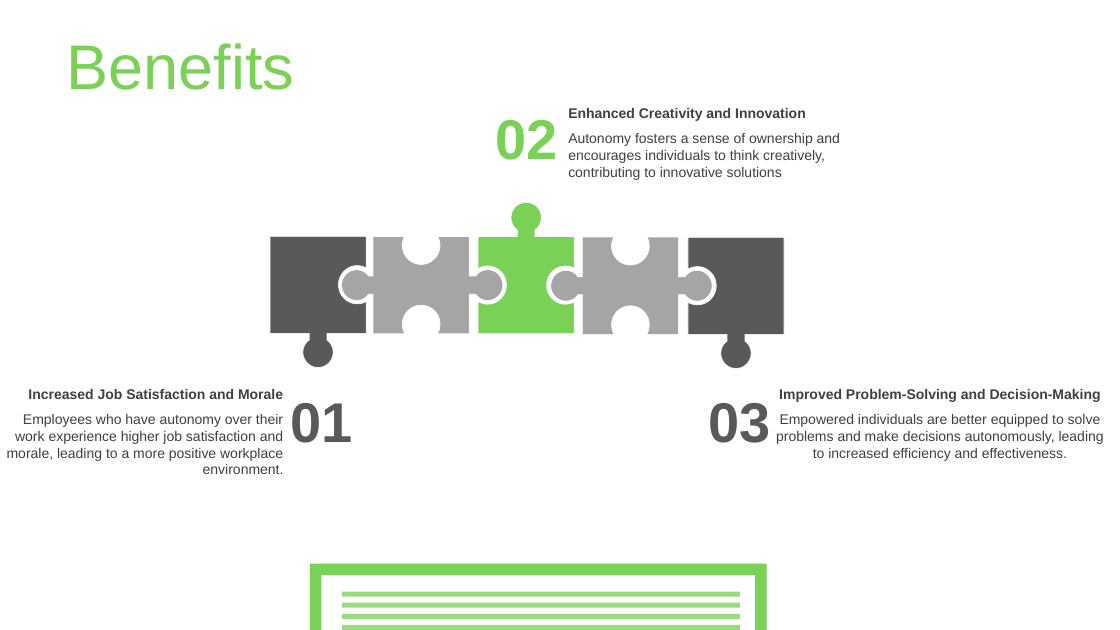
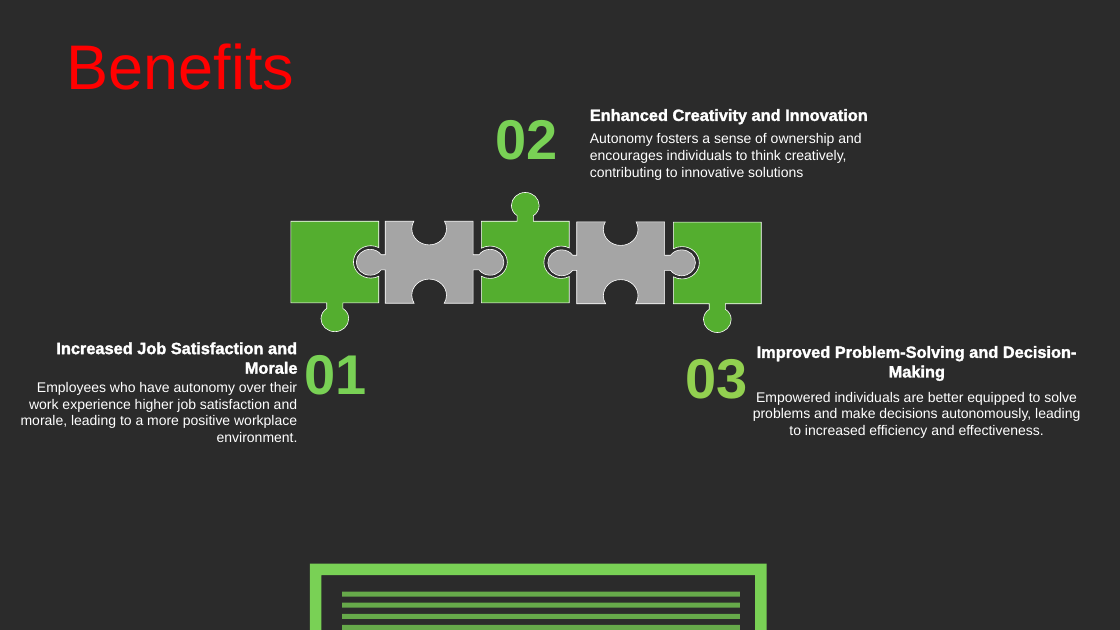
Before and after one commit to tringuyen2711/JTYB, a slide deck: slide 5 of Challenge 0/Autonomy.pptx. Drawn at 1120x630 pixels with LibreOffice and Linux fonts; fonts in the diff are those of the drawing; background and template pictures are left out; a plain dark background stands for a picture behind light text. Boxes give left, top, right and bottom in pixels: in the first picture for what was removed or moved away, otherwise in the second. Text is boxed around its words. In the diff, an @@ line names an element or a change of style, - is before the commit and + after.

```diff
--- a/Challenge 0/Autonomy.pptx
+++ b/Challenge 0/Autonomy.pptx
@@ background #FFFFFF to picture (left out) @@
@@ text "Benefits" at (67,43,294,90): text colour #79D155 to #FF0000 @@
@@ freeform shape removed at (555,101,581,128) @@
@@ text "Enhanced Creativity and Innovation": place and size @@
-text "Enhanced Creativity and Innovation" at (568,108,806,121)
+text "Enhanced Creativity and Innovation" at (590,109,868,124)
@@ text "Autonomy fosters a sense of ...": place and size @@
-text "Autonomy fosters a sense of ..." at (568,133,840,180)
+text "Autonomy fosters a sense of ..." at (590,133,861,180)
@@ freeform shape: place and size @@
-freeform shape at (478,202,574,334)
+freeform shape at (481,192,570,302)
@@ freeform shape at (481,192,570,302): fill #79D155 to #54AE2F; outline #E5FAE1 0.5 pt to #FFFFFF 0.5 pt @@
@@ freeform shape: place and size @@
-freeform shape at (270,236,365,367)
+freeform shape at (291,221,379,331)
@@ freeform shape at (291,221,379,331): fill #595959 to #54AE2F; outline #E5FAE1 0.5 pt to #FFFFFF 0.5 pt @@
@@ freeform shape: place and size @@
-freeform shape at (342,236,503,334)
+freeform shape at (356,221,504,303)
@@ freeform shape at (356,221,504,303): outline #E5FAE1 0.5 pt to #FFFFFF 0.5 pt @@
@@ freeform shape at (548,222,696,304): outline #E5FAE1 0.5 pt to #FFFFFF 0.5 pt @@
@@ freeform shape: place and size @@
-freeform shape at (551,237,712,334)
+freeform shape at (548,222,696,304)
@@ freeform shape at (674,222,762,332): fill #595959 to #54AE2F; outline #E5FAE1 0.5 pt to #FFFFFF 0.5 pt @@
@@ freeform shape: place and size @@
-freeform shape at (688,238,784,369)
+freeform shape at (674,222,762,332)
@@ size 12 to 14 pt, text colour #404040 to #FFFFFF, letter outline none to #FFFFFF 0.75 pt in 3 elements at (590,109,868,124), (757,346,1077,381), (56,342,298,374) @@
@@ text "Increased Job Satisfaction and Morale": place and size @@
-text "Increased Job Satisfaction and Morale" at (28,389,283,399)
+text "Increased Job Satisfaction and Morale" at (56,342,298,374)
@@ text "01": place and size @@
-text "01" at (291,403,353,443)
+text "01" at (305,355,367,395)
@@ text "01" at (305,355,367,395): text colour #595959 to #79D155 @@
@@ text "03": place and size @@
-text "03" at (709,403,771,443)
+text "03" at (685,359,747,399)
@@ text "03" at (685,359,747,399): text colour #595959 to #92D050 @@
@@ text "Improved Problem-Solving and Decision-Making": place and size @@
-text "Improved Problem-Solving and Decision-Making" at (779,389,1101,402)
+text "Improved Problem-Solving and Decision-Making" at (757,346,1077,381)
@@ text colour #404040 to #FFFFFF in 3 elements at (590,133,861,180), (753,392,1080,438), (21,382,298,442) @@
@@ text "Employees who have autonomy over ...": place and size @@
-text "Employees who have autonomy over ..." at (7,414,284,474)
+text "Employees who have autonomy over ..." at (21,382,298,442)
@@ text "Empowered individuals are better equipped ...": place and size @@
-text "Empowered individuals are better equipped ..." at (776,414,1104,461)
+text "Empowered individuals are better equipped ..." at (753,392,1080,438)
```
Also in this commit, not shown: 8 other slides changed.
